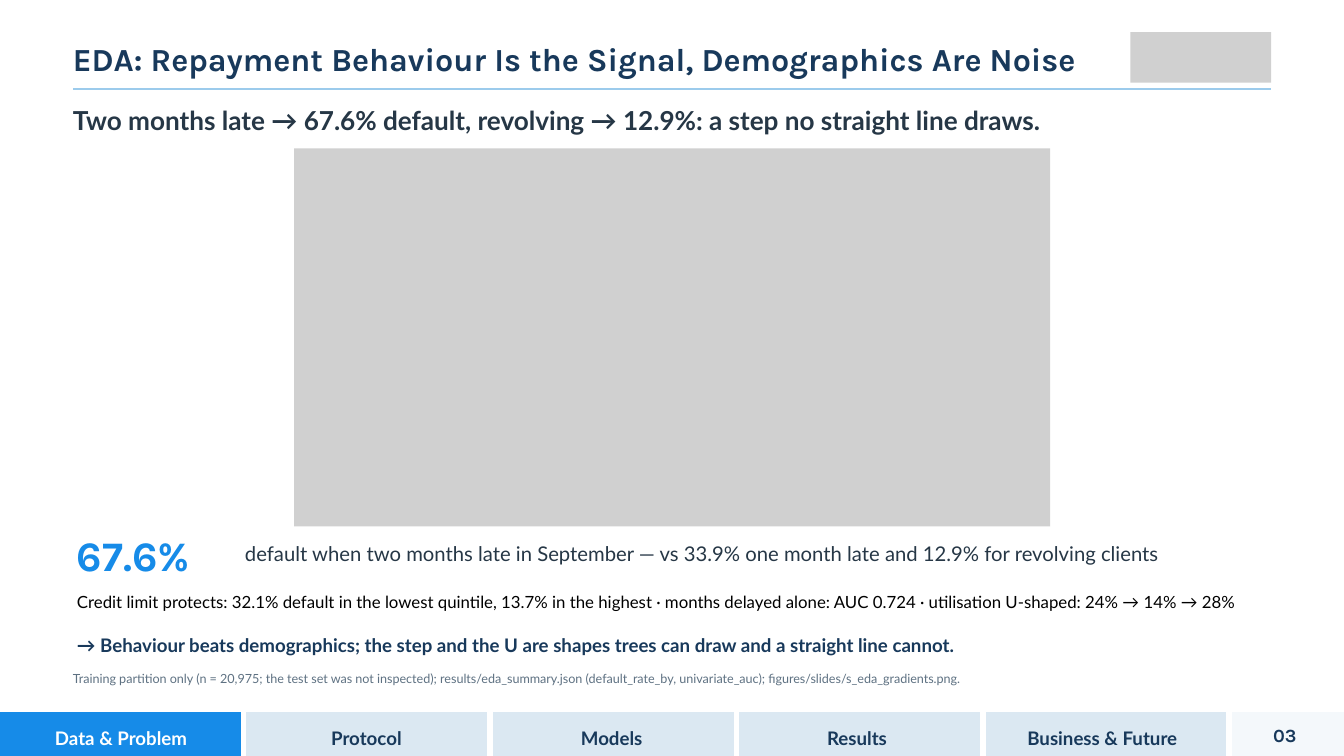
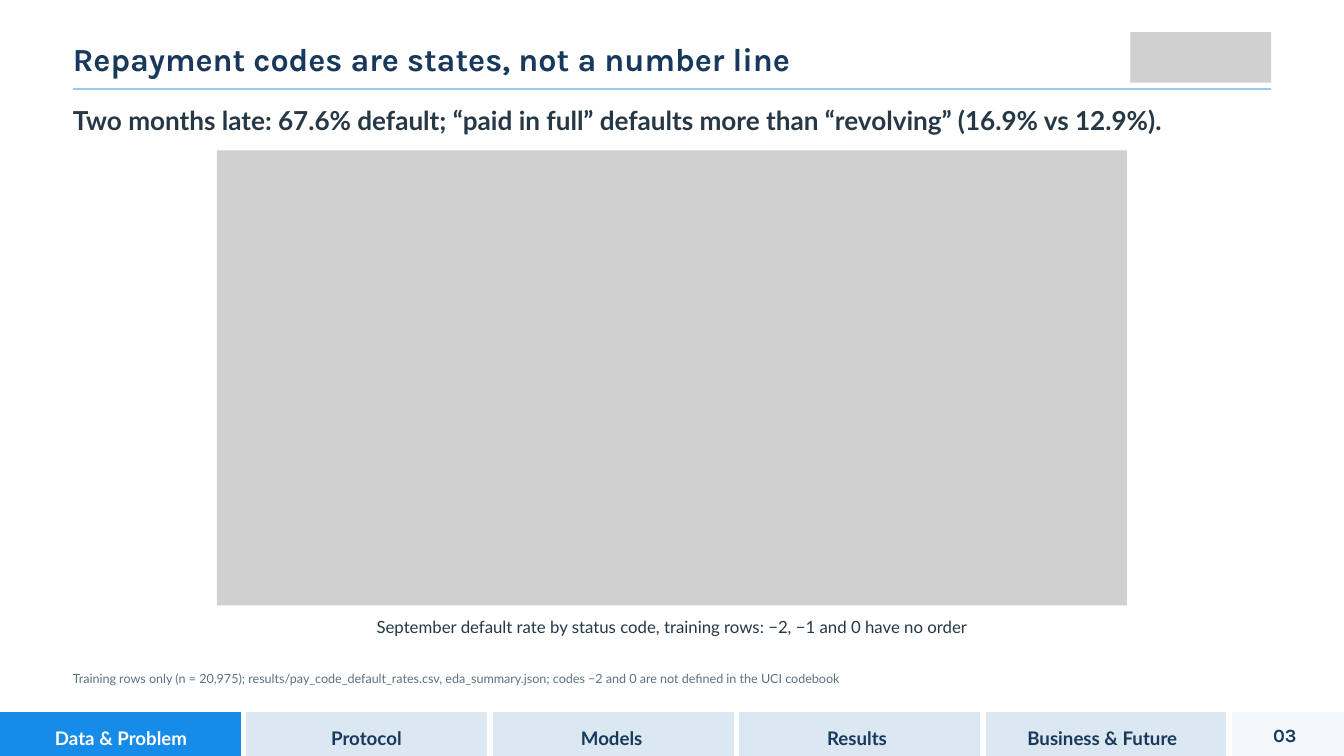
Before and after one commit to jingwen013-design/mh6805-credit-default, a slide deck: slide 3 of slides/MH6805_B19_Presentation.pptx. Drawn at 1344x756 pixels with LibreOffice and Linux fonts; fonts in the diff are those of the drawing; grey boxes stand for pictures. Boxes give left, top, right and bottom in pixels: in the first picture for what was removed or moved away, otherwise in the second. Text is boxed around its words. In the diff, an @@ line names an element or a change of style, - is before the commit and + after.

```diff
--- a/slides/MH6805_B19_Presentation.pptx
+++ b/slides/MH6805_B19_Presentation.pptx
@@ text at [73,48,790,79]: text changed @@
-EDA: Repayment Behaviour Is the Signal, Demographics Are Noise
+Repayment codes are states, not a number line
@@ text at [73,109,1161,134]: text changed @@
-Two months late → 67.6% default, revolving → 12.9%: a step no straight line draws.
+Two months late: 67.6% default; “paid in full” defaults more than “revolving” (16.9% vs 12.9%).
@@ picture: place and size @@
-picture at [294,149,1050,526]
+picture at [217,151,1127,605]
@@ text removed at [77,543,190,572] @@
-67.6%
@@ text removed at [77,595,1235,611] @@
-Credit limit protects: 32.1% default in the lowest quintile, 13.7% in the highest · months delayed alone: AUC 0.724 · utilisation U-shaped: 24% → 14% → 28%
@@ text at [377,620,967,636]: text changed; size 21.8 to 18 pt @@
-default when two months late in September — vs 33.9% one month late and 12.9% for revolving clients
+September default rate by status code, training rows: −2, −1 and 0 have no order
@@ text removed at [100,638,955,656] @@
-→ Behaviour beats demographics; the step and the U are shapes trees can draw and a straight line cannot.
@@ text at [73,673,839,686]: text changed @@
-Training partition only (n = 20,975; the test set was not inspected); results/eda_summary.json (default_rate_by, univariate_auc); figures/slides/s_eda_gradients.png.
+Training rows only (n = 20,975); results/pay_code_default_rates.csv, eda_summary.json; codes −2 and 0 are not defined in the UCI codebook
```
Also in this commit, not shown: 7 other slides changed, 15 slides added, 7 slides removed, 1 other file.
